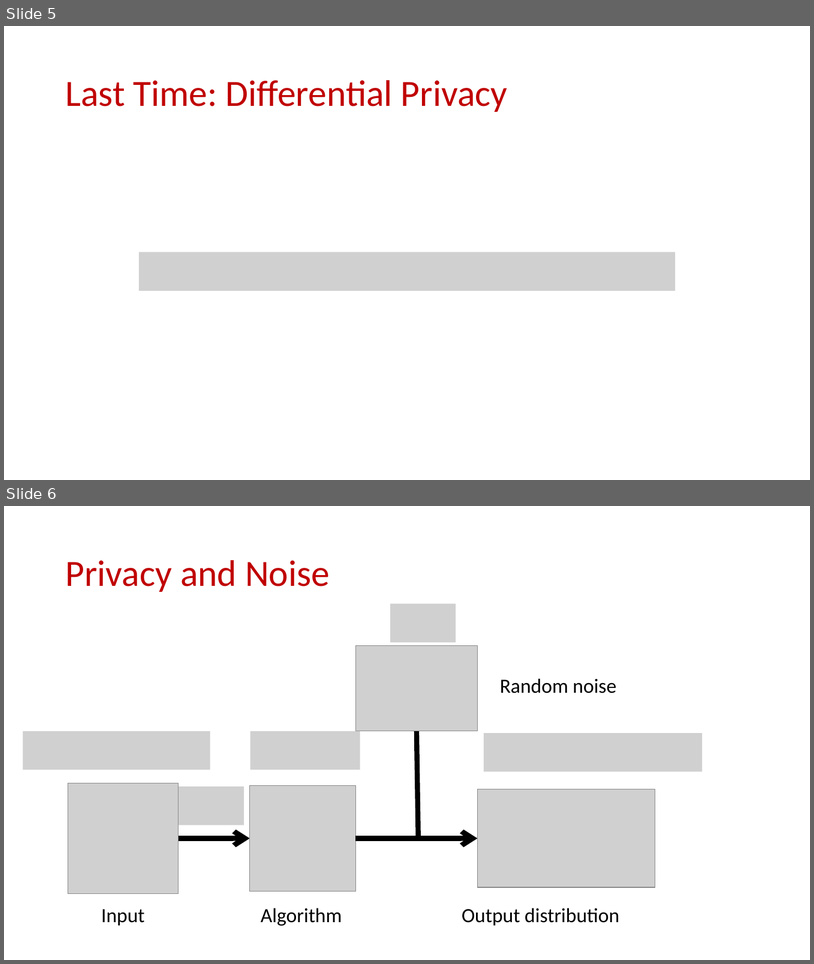
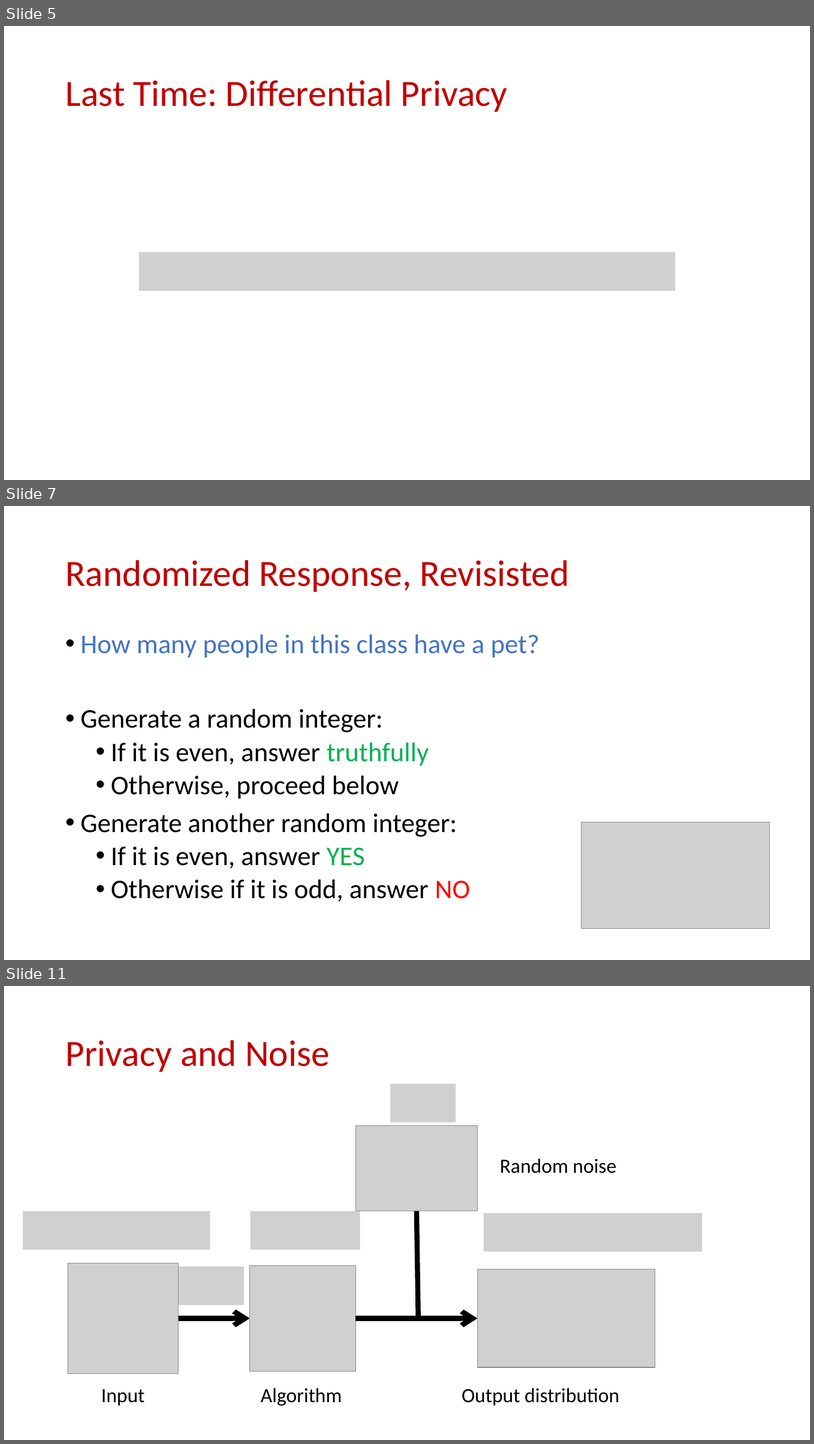
Before and after one commit to samsonzhou/samsonzhou.github.io, a slide deck: CSCE658-S24/L20.pptx. Shown one above the other, each under a label of ours: slides 5 and 6 before the commit, slides 5, 7 and 11 after it; the slides between them are not shown. The pictures are 814x964 and 814x1444 pixels, drawn with LibreOffice and Linux fonts; fonts in the diff are those of the drawing; grey boxes stand for pictures. Boxes give left, top, right and bottom in pixels: in the first picture for what was removed or moved away, otherwise in the second. Text is boxed around its words. In the diff, an @@ line names an element or a change of style, - is before the commit and + after.

```diff
--- a/CSCE658-S24/L20.pptx
+++ b/CSCE658-S24/L20.pptx
@@ slide 7 added at box(4, 506, 810, 960), background #FFFFFF @@
@@ title added at box(65, 560, 570, 592), 44 pt, text #C00000 @@
+Randomized Response, Revisisted
@@ text added at box(81, 634, 540, 901), 32 pt, text #000000 @@
+• How many people in this class have a pet?
+• Generate a random integer:
+  • If it is even, answer truthfully
+  • Otherwise, proceed below
+• Generate another random integer:
+  • If it is even, answer YES
+  • Otherwise if it is odd, answer NO
@@ picture added at box(582, 822, 770, 928) @@
@@ what was slide 6 is now slide 11 @@
```
Also in this commit, not shown: 2 slides changed, 19 other slides added.
